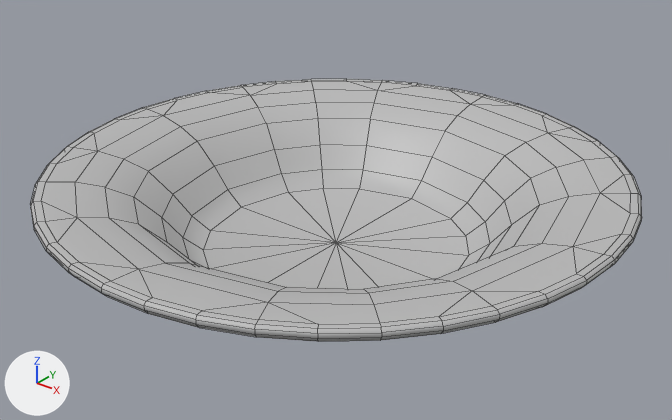
Renders of the FBX model Arunuka lab/Assets/Models/Models/SoupPlateCircular.fbx from each side of a commit.
Both versions are drawn from a 50 mm lens placed at (0.373, -0.467, 0.323), pointed at (0.0, 0.0, 0.034). Every picture has the same lights, and +X, +Y and +Z are marked at lower left. Mesh edges are drawn as thin lines. Where no turn or scale is listed for an object, it has been applied to the vertices.

The first picture shows 'SoupPlateCircular'.
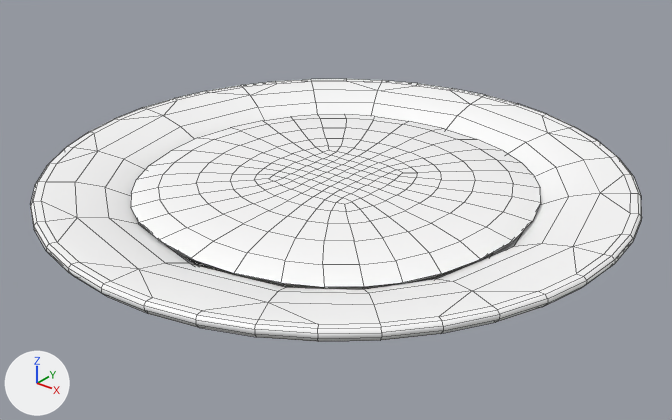
Commit message: add liquid to soup plate

Changed parts and their boxes [x1, y1, x2, y2] in the pictures (672 x 420 px):
'SoupPlateCircular', recoloured (grey to white): [30, 79, 642, 341] in both
'rellenoPlato', added: after [131, 114, 541, 289]

The edits, one by one:
Material 'platosHondosMat' (mat_platoshondosmat) is new.
Its base color is (1.0, 1.0, 1.0) (white #ffffff).
Its roughness is 0.4.
Material 'rellenoPlatoHondoMat' (mat_rellenoplatohondomat) is new.
Its base color is (1.0, 1.0, 1.0) (white #ffffff).
Its roughness is 0.4.
me_mesh has 410 vertices, 448 faces and spans x -0.205..0.205, y -0.205..0.205, z 0.0..0.066.
me_mesh no longer uses material mat_lambert1 (grey #bcbcbc).
me_mesh now uses material mat_platoshondosmat (white #ffffff).
Mesh me_mesh_001 is new.
It has 530 vertices, 544 faces and spans x -0.14..0.14, y -0.14..0.14, z 0.008..0.061.
It uses material mat_rellenoplatohondomat (white #ffffff).
Object 'rellenoPlato' (ob_rellenoplato) is new; it shows me_mesh_001.
Its location is (0.0, 0.0, 0.0).
